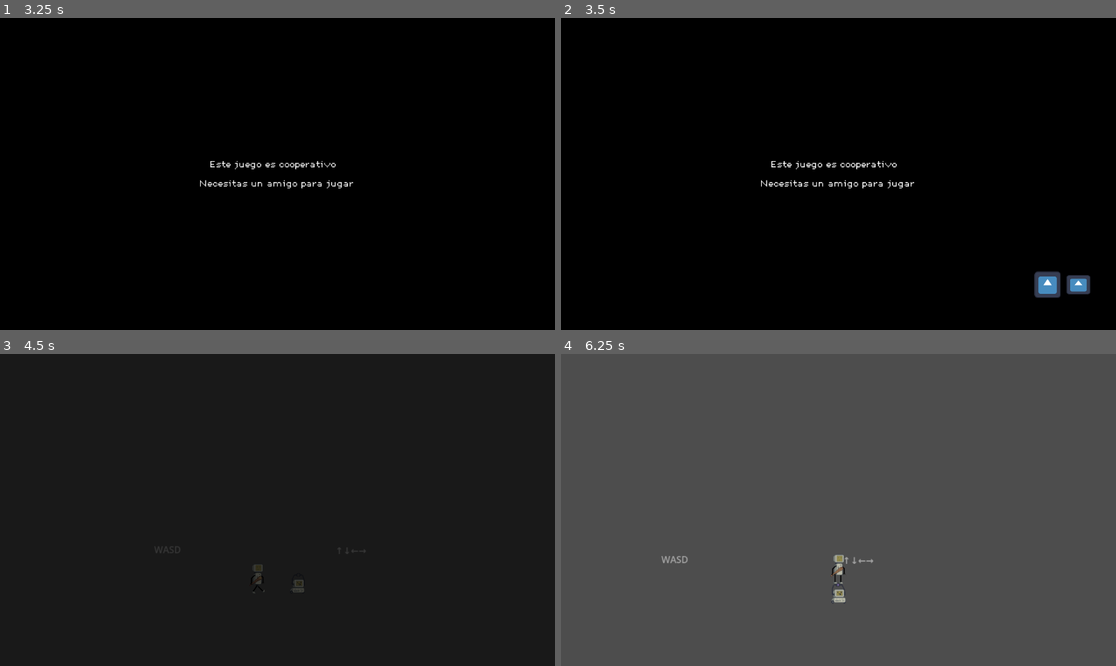
Above: before the commit, frames 1-4 (two rows, left to right).
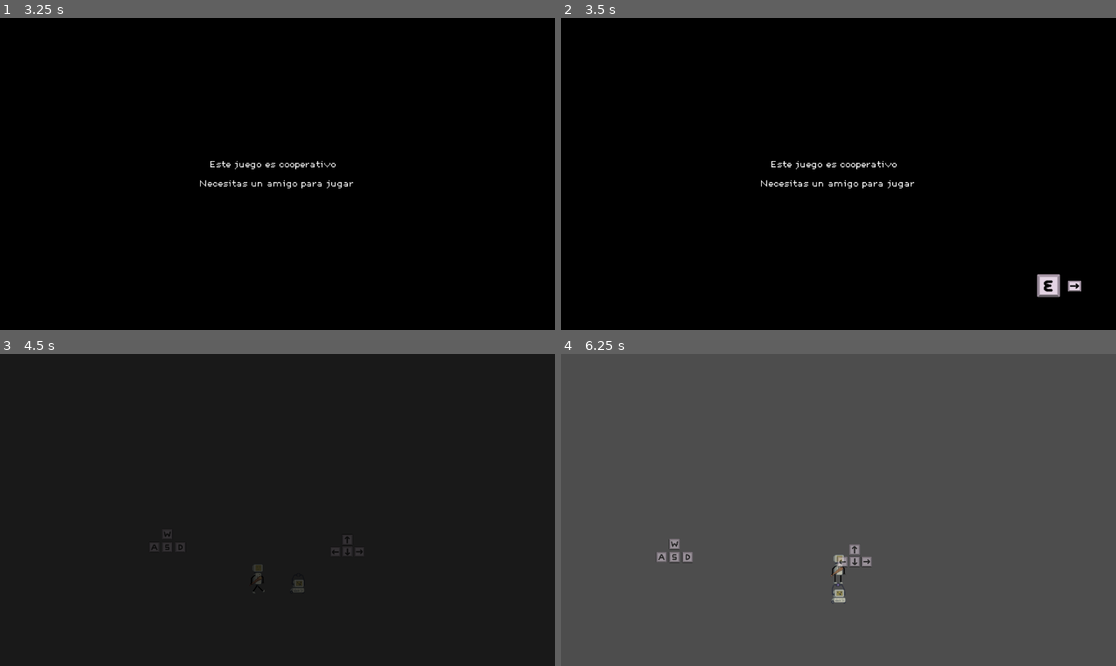
Above: after the commit, the same moments.

Repository: Zadcry/GameJam2026
Game: Godot game, scene res://menus/initial_menu/menuI.tscn
Two runs of this game, one before a commit and one after it. Both use one fixed random seed, a clock stepped at 60 frames per second and the inputs below. The engine's default icon, where the game draws it, is replaced by a stand-in: a white triangle on a blue panel in a dark square.
Inputs (mouse positions are in pixels of both pictures, inside the frame that each line leads up to):
- Up to frame 1 (3.25 s): tap Enter (p2_hit) at 0.5, 2.85 s; hold D (p1_move_right) 0.53-1.25 s; hold E (p1_shoot) 0.53-1.25 s; tap W (p1_move_up) at 0.77, 2.27 s; click (277, 192) at 1.25 s; hold D (p1_move_right) 2.03-2.78 s; tap E (p1_shoot) at 2.1 s; hold A (p1_move_left) from 2.78 s (still down); hold E (p1_shoot) from 2.78 s (still down)
- Up to frame 2 (3.5 s): keep holding A (p1_move_left); keep holding E (p1_shoot)
- Up to frame 3 (4.5 s): release A (p1_move_left) at 3.53 s; release E (p1_shoot) at 3.53 s; hold D (p1_move_right) from 3.53 s (still down); tap Left (p2_move_left) at 3.6 s; tap W (p1_move_up) at 3.77 s; tap E (p1_shoot) at 3.8 s; tap Space at 4.25 s; hold Right (p2_move_right) from 4.28 s (still down)
- Up to frame 4 (6.25 s): tap W (p1_move_up) at 4.52, 5.27 s; tap E (p1_shoot) at 4.55, 5.3 s; release D (p1_move_right) at 5.03 s; release Right (p2_move_right) at 5.03 s; hold A (p1_move_left) 5.03-5.78 s; tap Up (p2_move_up) at 5.1 s; hold D (p1_move_right) from 5.78 s (still down); hold E (p1_shoot) from 5.78 s (still down)

Frame 1 is identical in both runs. In frame 2, 0.6% of the frame differs, in the area x 85-96%, y 81-90%; in frame 3, 0.1%; in frame 4, 0.5%.

Commit message:
Make GameCamera an independent scene. Change some sprites to real ones instead of godot placeholder

Diff:
--- a/cinematicas/cooperativo.tscn
+++ b/cinematicas/cooperativo.tscn
@@ -1,8 +1,9 @@
-[gd_scene load_steps=4 format=3 uid="uid://l3lf4344xlrm"]
+[gd_scene load_steps=5 format=3 uid="uid://l3lf4344xlrm"]
 
 [ext_resource type="FontFile" uid="uid://c64fus21ycpbr" path="res://fonts/DePixelBreit.ttf" id="1_k610j"]
 [ext_resource type="Script" uid="uid://q2bmewebcw2" path="res://scripts/cooperativo.gd" id="2_ftn4w"]
-[ext_resource type="Texture2D" uid="uid://c1tp7pqe622b5" path="res://icon.svg" id="3_2irig"]
+[ext_resource type="Texture2D" uid="uid://bxqjqgdqgxbj8" path="res://sprites/teclas/e-enter/E_Sprite.png" id="3_rvn6c"]
+[ext_resource type="Texture2D" uid="uid://bdb8g1ecjsvo4" path="res://sprites/teclas/updownrightleft/Right_Sprite.png" id="4_xfnhk"]
 
 [node name="Cooperativo" type="CanvasLayer"]
 script = ExtResource("2_ftn4w")
@@ -23,11 +24,11 @@
 Necesitas un amigo para jugar"
 
 [node name="E" type="Sprite2D" parent="."]
-position = Vector2(1010, 554)
-scale = Vector2(0.429687, 0.429687)
-texture = ExtResource("3_2irig")
+position = Vector2(1012, 556)
+scale = Vector2(1.19076, 1.19076)
+texture = ExtResource("3_rvn6c")
 
 [node name="flecha" type="Sprite2D" parent="."]
-position = Vector2(1074, 554)
-scale = Vector2(0.390625, 0.3125)
-texture = ExtResource("3_2irig")
+position = Vector2(1066, 557)
+scale = Vector2(0.695313, 0.55625)
+texture = ExtResource("4_xfnhk")
--- /dev/null
+++ b/scenes/GameCamera.tscn
@@ -0,0 +1,33 @@
+[gd_scene load_steps=2 format=3 uid="uid://cwj30qpuewkap"]
+
+[sub_resource type="GDScript" id="GDScript_e66xa"]
+script/source = "extends Camera2D
+
+const CAMERA_OFFSET := Vector2(0, -150)
+const MARGIN := 20.0
+
+var player1: Node2D = null
+var player2: Node2D = null
+
+func _ready() -> void:
+	await get_tree().process_frame
+	player1 = get_tree().get_first_node_in_group(\"player1\")
+	player2 = get_tree().get_first_node_in_group(\"player2\")
+
+func _process(_delta: float) -> void:
+	if not player1 or not player2:
+		return
+
+	var midpoint := (player1.global_position + player2.global_position) / 2.0
+	global_position = midpoint + CAMERA_OFFSET
+
+	var half_w := get_viewport().get_visible_rect().size.x / 2.0
+	var cam_left := global_position.x - half_w
+	var cam_right := global_position.x + half_w
+
+	player1.global_position.x = clamp(player1.global_position.x, cam_left + MARGIN, cam_right - MARGIN)
+	player2.global_position.x = clamp(player2.global_position.x, cam_left + MARGIN, cam_right - MARGIN)
+"
+
+[node name="GameCamera" type="Camera2D"]
+script = SubResource("GDScript_e66xa")
--- a/scenes/Main.tscn
+++ b/scenes/Main.tscn
@@ -1,10 +1,21 @@
-[gd_scene load_steps=12 format=3 uid="uid://cbaoajew0ap22"]
+[gd_scene load_steps=23 format=3 uid="uid://cbaoajew0ap22"]
 
 [ext_resource type="Script" uid="uid://b08c3a3t1wf8x" path="res://scripts/main.gd" id="1_0bbpv"]
 [ext_resource type="PackedScene" uid="uid://do2gp1wxtuj7d" path="res://scenes/Player1.tscn" id="2_rarhs"]
 [ext_resource type="PackedScene" uid="uid://d4lr2d8efn6p3" path="res://scenes/Projectile.tscn" id="3_c01mt"]
 [ext_resource type="PackedScene" uid="uid://dprcmckdt2e7r" path="res://scenes/Player2.tscn" id="3_vcsgt"]
 [ext_resource type="Script" uid="uid://bwee4wvfr842v" path="res://scripts/player2.gd" id="4_rarhs"]
+[ext_resource type="Texture2D" uid="uid://c6l2cgb2ugi5g" path="res://sprites/teclas/awsd/A_Sprite.png" id="6_q8u5g"]
+[ext_resource type="Texture2D" uid="uid://b8tbff47wbo5t" path="res://sprites/teclas/awsd/D_Sprite.png" id="7_lhr70"]
+[ext_resource type="Texture2D" uid="uid://bne2r2m2ix20k" path="res://sprites/teclas/awsd/S_Sprite.png" id="8_wp0k4"]
+[ext_resource type="Texture2D" uid="uid://cd5yo5g58bt5i" path="res://sprites/teclas/awsd/W_Sprite.png" id="9_bjd11"]
+[ext_resource type="Texture2D" uid="uid://7yv7njndfdt3" path="res://sprites/teclas/updownrightleft/Down_Sprite.png" id="10_lhr70"]
+[ext_resource type="Texture2D" uid="uid://bxqjqgdqgxbj8" path="res://sprites/teclas/e-enter/E_Sprite.png" id="10_mwfav"]
+[ext_resource type="Texture2D" uid="uid://d1llwb4gq3lb8" path="res://sprites/teclas/updownrightleft/Left_Sprite.png" id="12_3p2gp"]
+[ext_resource type="Texture2D" uid="uid://bdb8g1ecjsvo4" path="res://sprites/teclas/updownrightleft/Right_Sprite.png" id="13_cvmbd"]
+[ext_resource type="Texture2D" uid="uid://bmi4cnh5wun8w" path="res://sprites/teclas/updownrightleft/Up_Sprite.png" id="14_ft6cd"]
+[ext_resource type="Texture2D" uid="uid://cu7viok5w0rpa" path="res://sprites/teclas/e-enter/Enter_Sprite.png" id="15_3p2gp"]
+[ext_resource type="PackedScene" uid="uid://cwj30qpuewkap" path="res://scenes/GameCamera.tscn" id="16_cvmbd"]
 
 [sub_resource type="RectangleShape2D" id="RectangleShape2D_c01mt"]
 size = Vector2(1151, 26)
@@ -26,8 +37,8 @@
 [node name="Main" type="Node2D"]
 script = ExtResource("1_0bbpv")
 
-[node name="Camera2D" type="Camera2D" parent="."]
-position = Vector2(-5, -167)
+[node name="GameCamera" parent="." instance=ExtResource("16_cvmbd")]
+position = Vector2(0, -154)
 
 [node name="Piso" type="StaticBody2D" parent="."]
 collision_layer = 16
@@ -80,7 +91,26 @@
 offset_right = -186.0
 offset_bottom = -93.0
 scale = Vector2(1.2, 1.2)
-text = "WASD"
+
+[node name="ASprite" type="Sprite2D" parent="LetreroP1"]
+position = Vector2(0.208344, 7.91666)
+scale = Vector2(0.446429, 0.446429)
+texture = ExtResource("6_q8u5g")
+
+[node name="DSprite" type="Sprite2D" parent="LetreroP1"]
+position = Vector2(45.2083, 7.91666)
+scale = Vector2(0.456349, 0.456349)
+texture = ExtResource("7_lhr70")
+
+[node name="SSprite" type="Sprite2D" parent="LetreroP1"]
+position = Vector2(22.7083, 7.91666)
+scale = Vector2(0.456349, 0.456349)
+texture = ExtResource("8_wp0k4")
+
+[node name="WSprite" type="Sprite2D" parent="LetreroP1"]
+position = Vector2(22.7083, -14.5833)
+scale = Vector2(0.456349, 0.456349)
+texture = ExtResource("9_bjd11")
 
 [node name="LetreroP1b" type="Label" parent="."]
 visible = false
@@ -89,7 +119,11 @@
 offset_top = -115.0
 offset_right = -153.0
 offset_bottom = -92.0
-text = "E para lanzar"
+
+[node name="ESprite" type="Sprite2D" parent="LetreroP1b"]
+position = Vector2(49, -5)
+scale = Vector2(0.761905, 0.761905)
+texture = ExtResource("10_mwfav")
 
 [node name="LetreroP2" type="Label" parent="."]
 modulate = Color(1, 1, 1, 0.501961)
@@ -99,8 +133,27 @@
 offset_right = 186.0
 offset_bottom = -90.0
 scale = Vector2(1.2, 1.2)
-text = "↑↓←→"
 metadata/_edit_use_anchors_ = true
+
+[node name="DownSprite" type="Sprite2D" parent="LetreroP2"]
+position = Vector2(20.8333, 13.125)
+scale = Vector2(0.456349, 0.446429)
+texture = ExtResource("10_lhr70")
+
+[node name="LeftSprite" type="Sprite2D" parent="LetreroP2"]
+position = Vector2(0, 13.3333)
+scale = Vector2(0.436508, 0.436508)
+texture = ExtResource("12_3p2gp")
+
+[node name="RightSprite" type="Sprite2D" parent="LetreroP2"]
+position = Vector2(41.6667, 13.3333)
+scale = Vector2(0.436508, 0.436508)
+texture = ExtResource("13_cvmbd")
+
+[node name="UpSprite" type="Sprite2D" parent="LetreroP2"]
+position = Vector2(20.8333, -7.5)
+scale = Vector2(0.46627, 0.46627)
+texture = ExtResource("14_ft6cd")
 
 [node name="LetreroP2b" type="Label" parent="."]
 visible = false
@@ -110,4 +163,8 @@
 offset_right = 256.0
 offset_bottom = -86.0
 scale = Vector2(0.8, 0.8)
-text = "Enter para golpear"
+
+[node name="EnterSprite" type="Sprite2D" parent="LetreroP2b"]
+position = Vector2(70, 0)
+scale = Vector2(0.585937, 0.585937)
+texture = ExtResource("15_3p2gp")
--- a/scenes/Player2.tscn
+++ b/scenes/Player2.tscn
@@ -2551,17 +2551,17 @@
 [node name="PiernaIzq" type="AnimatedSprite2D" parent="Body"]
 sprite_frames = SubResource("SpriteFrames_5r00m")
 animation = &"saltando_sin"
-frame_progress = 0.237918
+frame_progress = 0.593241
 
 [node name="PiernaDer" type="AnimatedSprite2D" parent="Body"]
 sprite_frames = SubResource("SpriteFrames_fwvp1")
 animation = &"saltando_sin"
-frame_progress = 0.798028
+frame_progress = 0.15335
 
 [node name="BrazoIzq" type="AnimatedSprite2D" parent="Body"]
 sprite_frames = SubResource("SpriteFrames_3uyny")
 animation = &"saltando_sin"
-frame_progress = 0.520677
+frame_progress = 0.875999
 
 [node name="Head" type="AnimatedSprite2D" parent="Body"]
 sprite_frames = SubResource("SpriteFrames_3qbix")
@@ -2570,12 +2570,12 @@
 [node name="Torso" type="AnimatedSprite2D" parent="Body"]
 sprite_frames = SubResource("SpriteFrames_6rnxb")
 animation = &"saltando_sin"
-frame_progress = 0.354275
+frame_progress = 0.709598
 
 [node name="BrazoDer" type="AnimatedSprite2D" parent="Body"]
 sprite_frames = SubResource("SpriteFrames_2p2cm")
 animation = &"saltando_sin"
-frame_progress = 0.86856
+frame_progress = 0.223882
 
 [node name="RayArriba" type="RayCast2D" parent="."]
 target_position = Vector2(0, -50)
--- a/scripts/main.gd
+++ b/scripts/main.gd
@@ -1,6 +1,5 @@
 extends Node2D
 
-@onready var camera := $Camera2D
 @onready var player1 := $Player1
 @onready var player2 := $Player2
 @onready var zona_p1 := $ZonaP1
@@ -26,20 +25,10 @@
 
 func _process(_delta: float) -> void:
 	var midpoint = (player1.global_position + player2.global_position) / 2.0
-	camera.global_position = midpoint + CAMERA_OFFSET
-
-	# Tamaño de la pantalla en coordenadas del mundo
 	var half_w = get_viewport().get_visible_rect().size.x / 2.0
 	var half_h = get_viewport().get_visible_rect().size.y / 2.0
-
-	var cam_left = camera.global_position.x - half_w
-	var cam_right = camera.global_position.x + half_w
-	var cam_top = camera.global_position.y - half_h
-	var cam_bottom = camera.global_position.y + half_h
-
-	# Limitar P1
-	player1.global_position.x = clamp(player1.global_position.x, cam_left + 20, cam_right - 20)
-	player2.global_position.x = clamp(player2.global_position.x, cam_left + 20, cam_right - 20)
+	Global.oxido_mitch = 0
+	Global.vida_crusty = 6
 
 func _on_proyectil_golpeado() -> void:
 	if not tutorial_activo:
Binary file added: sprites/teclas/a and s states/A/A_Sprite_0.png
Not shown, added: sprites/teclas/a and s states/A/A_Sprite_0.png.import
Binary file added: sprites/teclas/a and s states/A/A_Sprite_1.png
Not shown, added: sprites/teclas/a and s states/A/A_Sprite_1.png.import
Binary file added: sprites/teclas/a and s states/A/A_Sprite_2.png
Not shown, added: sprites/teclas/a and s states/A/A_Sprite_2.png.import
Binary file added: sprites/teclas/a and s states/A/A_Sprite_3.png
Not shown, added: sprites/teclas/a and s states/A/A_Sprite_3.png.import
Binary file added: sprites/teclas/a and s states/A/A_Sprite_4.png
Not shown, added: sprites/teclas/a and s states/A/A_Sprite_4.png.import
Binary file added: sprites/teclas/a and s states/A/A_Sprite_5.png
Not shown, added: sprites/teclas/a and s states/A/A_Sprite_5.png.import
(and 38 more such lines)
